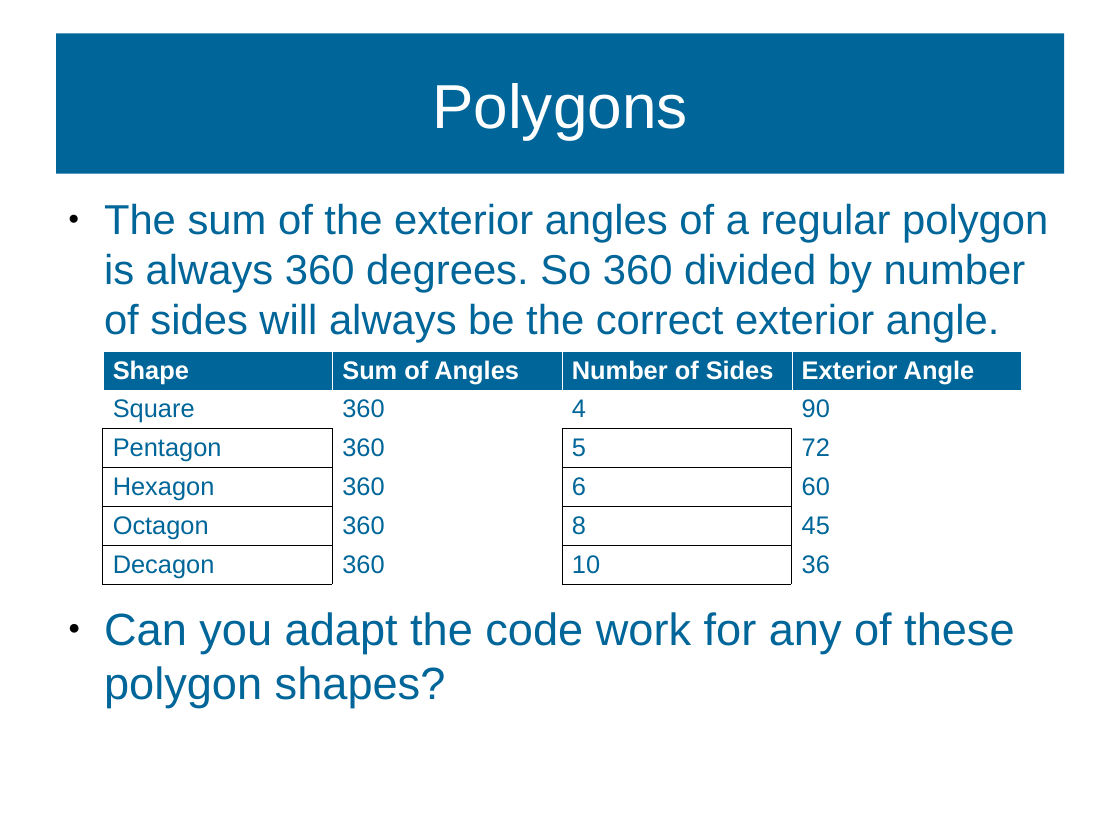
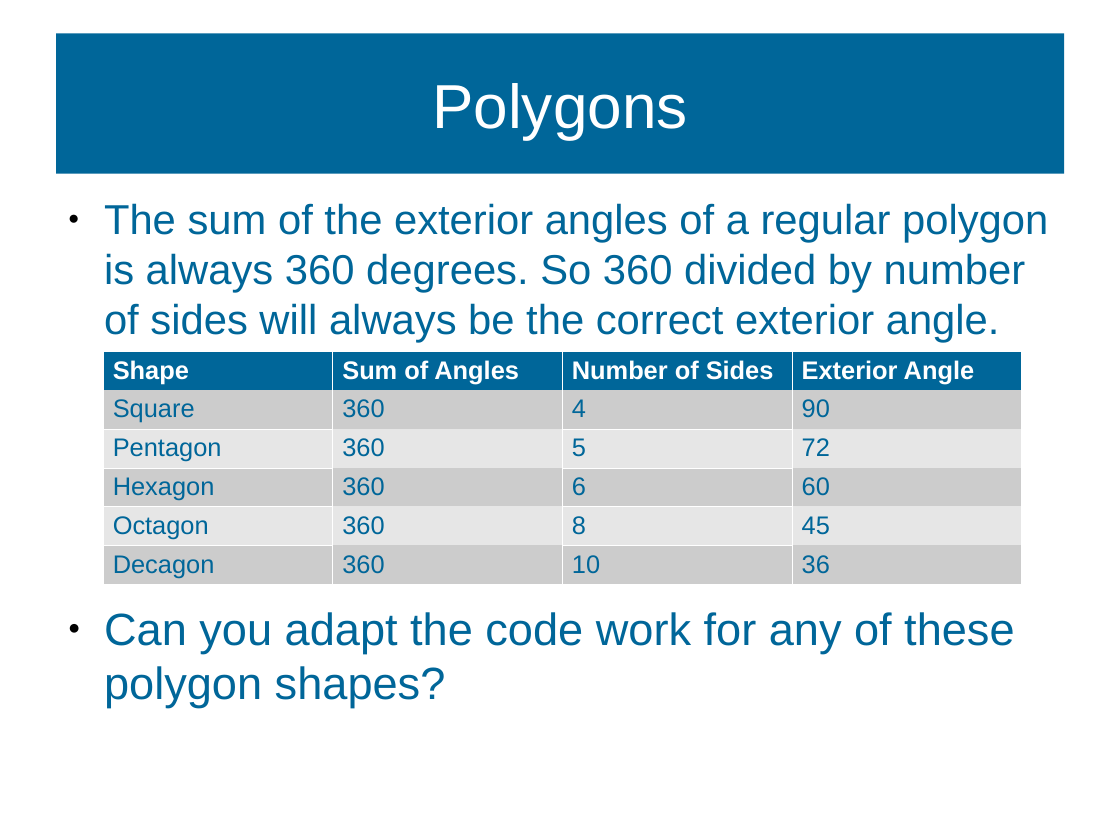
Before and after one commit to MarkGadsby/TeachingNotes, a slide deck: slide 15 of GeneralTextFiles/Markdown_BSC_Notes/Slides_HoneyCombe.odp. Drawn at 1120x840 pixels with LibreOffice and Linux fonts; fonts in the diff are those of the drawing; background and template pictures are left out. Boxes give left, top, right and bottom in pixels: in the first picture for what was removed or moved away, otherwise in the second. Text is boxed around its words. In the diff, an @@ line names an element or a change of style, - is before the commit and + after.

```diff
--- a/GeneralTextFiles/Markdown_BSC_Notes/Slides_HoneyCombe.odp
+++ b/GeneralTextFiles/Markdown_BSC_Notes/Slides_HoneyCombe.odp
@@ table at bbox=[103, 351, 1021, 584] @@
@@ fill none to #CCCCCC in 12 cells @@
@@ fill none to #E6E6E6 in 8 cells @@
@@ borders changed @@
```
Also in this commit, not shown: 3 other slides changed.
